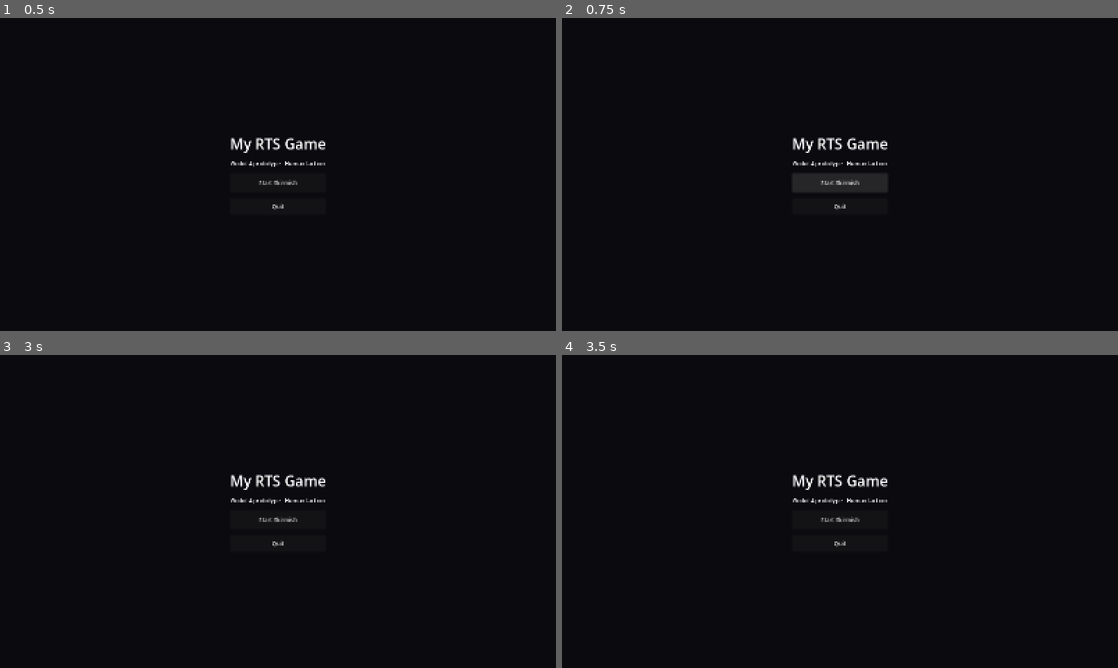
Above: before the commit, frames 1-4 (two rows, left to right).
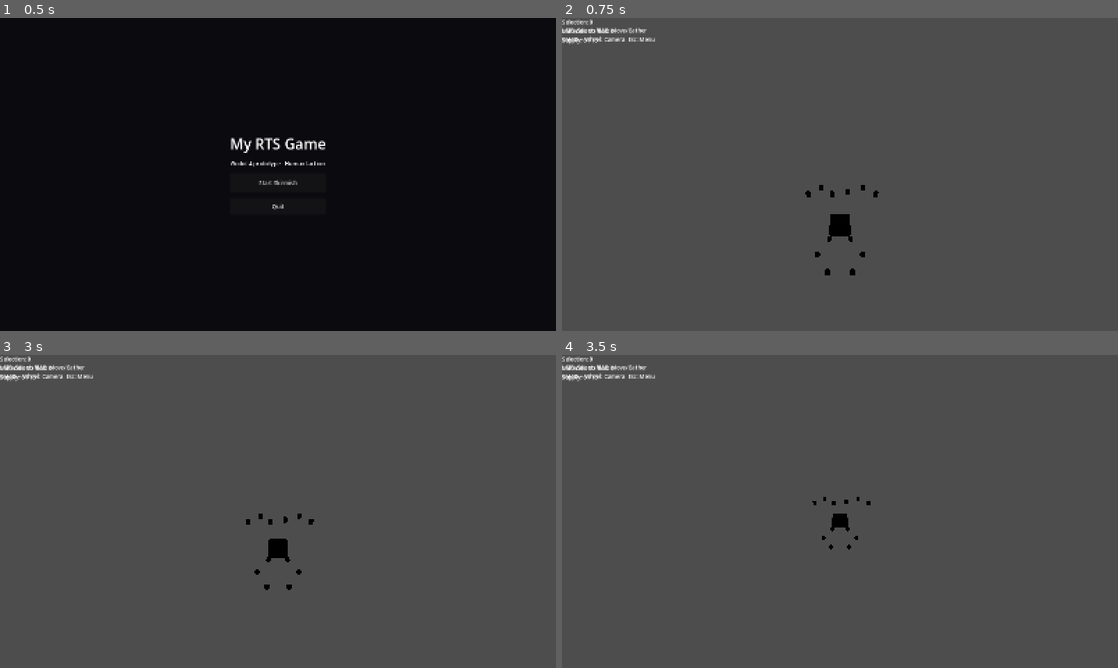
Above: after the commit, the same moments.

Repository: Shah-e-Dozdi/my-rts-game
Game: Godot game, scene res://scenes/Menu.tscn
The game is run twice, just before and just after one commit, with the same random seed, the same clock (stepped at 60 frames per second) and the same inputs.
Inputs (mouse positions are in pixels of both pictures, inside the frame that each line leads up to):
- Up to frame 1 (0.5 s): no input
- Up to frame 2 (0.75 s): click "Start Skirmish" at 0.5 s
- Up to frame 3 (3 s): click (278, 520) at 1.25 s, where only the run before the commit has a clickable "Start Skirmish"; click (278, 520) at 2 s, where only the run before the commit has a clickable "Start Skirmish"; tap Enter at 2.75 s; move the mouse to (400, 495) at 2.77 s; hold S (camera_down) from 2.78 s (still down); click (400, 495) at 2.92 s
- Up to frame 4 (3.5 s): keep holding S (camera_down)

Frame 1 is identical in both runs. In frame 2, 99% of the frame differs, in the area x 0-100%, y 0-100%; in frame 3, 100%; in frame 4, 100%.
Error before the commit: Parse Error: Could not preload resource file "res://scenes/Worker.tscn". (res://scripts/main.gd:3)
Error after the commit: Invalid assignment of property or key 'modulate' with value of type 'Color' on a base object of type 'MeshInstance3D'. (res://scripts/resource_node.gd:23)

Commit message:
Fix invalid Godot scenes (remove uid, replace Mesh.new with sub_resources)

Diff:
--- a/scenes/Main.tscn
+++ b/scenes/Main.tscn
@@ -1,58 +1,26 @@
-[gd_scene load_steps=3 format=3 uid="uid://main"]
+[gd_scene load_steps=4 format=3]
 
 [ext_resource type="Script" path="res://scripts/main.gd" id="1"]
 [ext_resource type="Script" path="res://scripts/camera_controller.gd" id="2"]
-
-[sub_resource type="BoxShape3D" id="1"]
-size = Vector3(80, 1, 80)
 
 [node name="Main" type="Node3D"]
 script = ExtResource("1")
 
 [node name="World" type="Node3D" parent="."]
 
-[node name="Ground" type="StaticBody3D" parent="World"]
-
-[node name="CollisionShape3D" type="CollisionShape3D" parent="World/Ground"]
-shape = SubResource("1")
-
-[node name="Mesh" type="MeshInstance3D" parent="World/Ground"]
-position = Vector3(0, -0.5, 0)
-mesh = BoxMesh.new()
-scale = Vector3(80, 1, 80)
-modulate = Color(0.12, 0.35, 0.12, 1)
-
-[node name="Sun" type="DirectionalLight3D" parent="."]
-rotation = Vector3(-0.9, -0.2, 0)
-light_energy = 1.5
-
 [node name="CameraRig" type="Node3D" parent="."]
-position = Vector3(0, 0, 20)
 
 [node name="Camera3D" type="Camera3D" parent="CameraRig"]
-position = Vector3(0, 28, 22)
-rotation = Vector3(-0.95, 0, 0)
-current = true
+transform = Transform3D(1, 0, 0, 0, 0.866025, 0.5, 0, -0.5, 0.866025, 0, 30, 30)
 script = ExtResource("2")
 
 [node name="UI" type="CanvasLayer" parent="."]
 
 [node name="Panel" type="Panel" parent="UI"]
-offset_left = 12.0
-offset_top = 12.0
-offset_right = 380.0
-offset_bottom = 136.0
 
 [node name="SelectionLabel" type="Label" parent="UI/Panel"]
-offset_left = 10.0
-offset_top = 8.0
-offset_right = 360.0
-offset_bottom = 74.0
 text = "Selection: 0"
 
 [node name="HelpLabel" type="Label" parent="UI/Panel"]
-offset_left = 10.0
-offset_top = 76.0
-offset_right = 360.0
-offset_bottom = 128.0
-text = ""
+position = Vector2(0, 24)
+text = "LMB: Select  RMB: Move/Gather"
--- a/scenes/ResourceNode.tscn
+++ b/scenes/ResourceNode.tscn
@@ -1,21 +1,23 @@
-[gd_scene load_steps=3 format=3 uid="uid://resource"]
+[gd_scene load_steps=4 format=3]
 
 [ext_resource type="Script" path="res://scripts/resource_node.gd" id="1"]
 
-[sub_resource type="CylinderShape3D" id="1"]
-radius = 1.0
-height = 1.4
+[sub_resource type="CylinderMesh" id="1"]
+top_radius = 0.6
+bottom_radius = 0.6
+height = 1.2
+
+[sub_resource type="CylinderShape3D" id="2"]
+radius = 0.6
+height = 1.2
 
 [node name="ResourceNode" type="Node3D"]
 script = ExtResource("1")
 
-[node name="StaticBody3D" type="StaticBody3D" parent="."]
+[node name="CollisionBody" type="StaticBody3D" parent="."]
 
-[node name="CollisionShape3D" type="CollisionShape3D" parent="StaticBody3D"]
-shape = SubResource("1")
+[node name="CollisionShape3D" type="CollisionShape3D" parent="CollisionBody"]
+shape = SubResource("2")
 
 [node name="Mesh" type="MeshInstance3D" parent="."]
-position = Vector3(0, 0.7, 0)
-mesh = CylinderMesh.new()
-scale = Vector3(1.5, 1, 1.5)
-modulate = Color(0.35, 0.75, 1, 1)
+mesh = SubResource("1")
--- a/scenes/Worker.tscn
+++ b/scenes/Worker.tscn
@@ -1,19 +1,20 @@
-[gd_scene load_steps=3 format=3 uid="uid://worker"]
+[gd_scene load_steps=4 format=3]
 
 [ext_resource type="Script" path="res://scripts/worker.gd" id="1"]
 
-[sub_resource type="CapsuleShape3D" id="1"]
-radius = 0.4
+[sub_resource type="CapsuleMesh" id="1"]
+radius = 0.5
+height = 1.0
+
+[sub_resource type="CapsuleShape3D" id="2"]
+radius = 0.5
 height = 1.0
 
 [node name="Worker" type="CharacterBody3D"]
 script = ExtResource("1")
 
 [node name="CollisionShape3D" type="CollisionShape3D" parent="."]
-shape = SubResource("1")
+shape = SubResource("2")
 
 [node name="Mesh" type="MeshInstance3D" parent="."]
-mesh = CapsuleMesh.new()
-
-[node name="Marker" type="Marker3D" parent="."]
-position = Vector3(0, 1.2, 0)
+mesh = SubResource("1")
